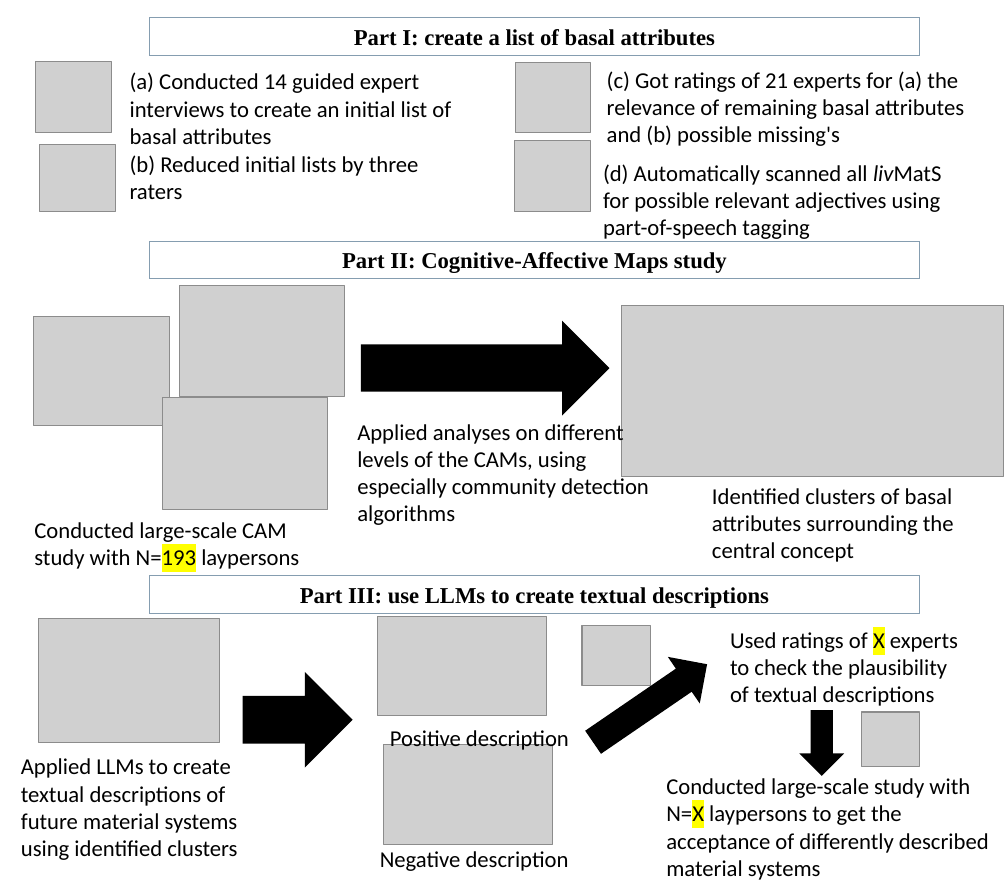
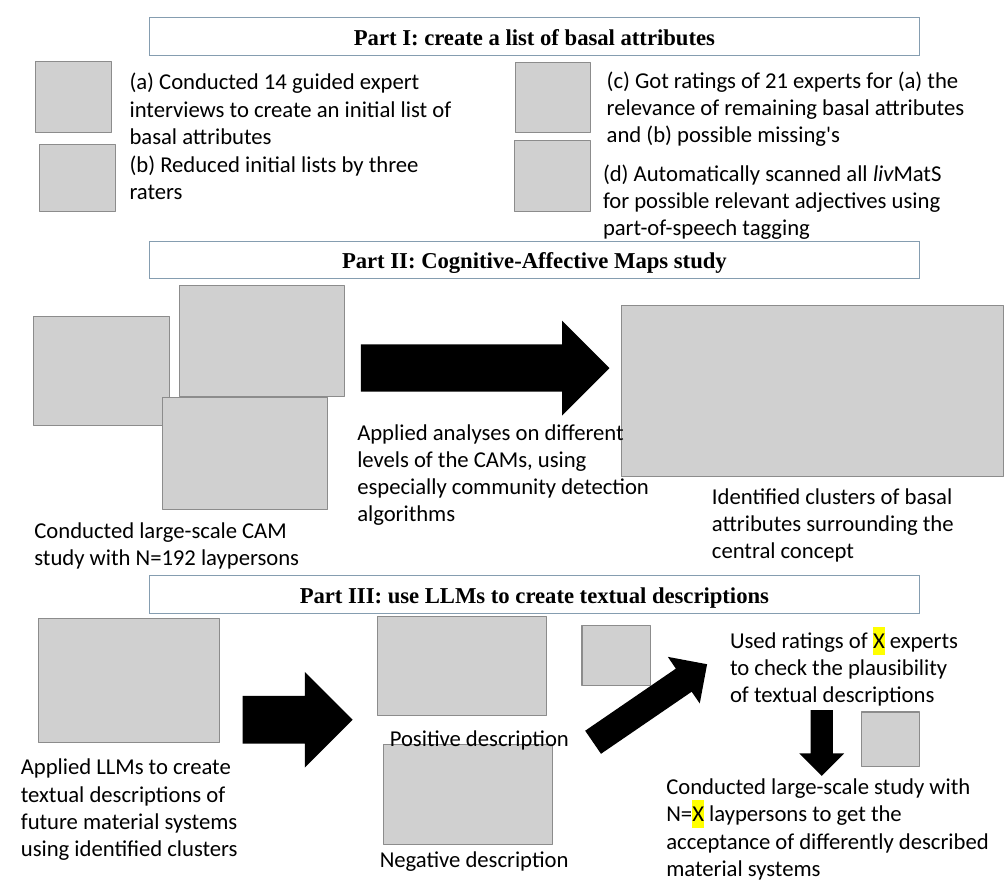
Before and after one commit to FennStatistics/Article_BasalAttributes, a slide deck: slide 1 of Materials/Figures within article/study design basal attributes_wide.pptx. Drawn at 1008x885 pixels with LibreOffice and Linux fonts; fonts in the diff are those of the drawing; grey boxes stand for pictures. Boxes give left, top, right and bottom in pixels: in the first picture for what was removed or moved away, otherwise in the second. Text is boxed around its words. In the diff, an @@ line names an element or a change of style, - is before the commit and + after.

```diff
--- a/Materials/Figures within article/study design basal attributes_wide.pptx
+++ b/Materials/Figures within article/study design basal attributes_wide.pptx
@@ text at box(34, 522, 299, 569): text changed @@
-Conducted large-scale CAM study with N=193 laypersons
+Conducted large-scale CAM study with N=192 laypersons
```
Also in this commit, not shown: 2 other files.
